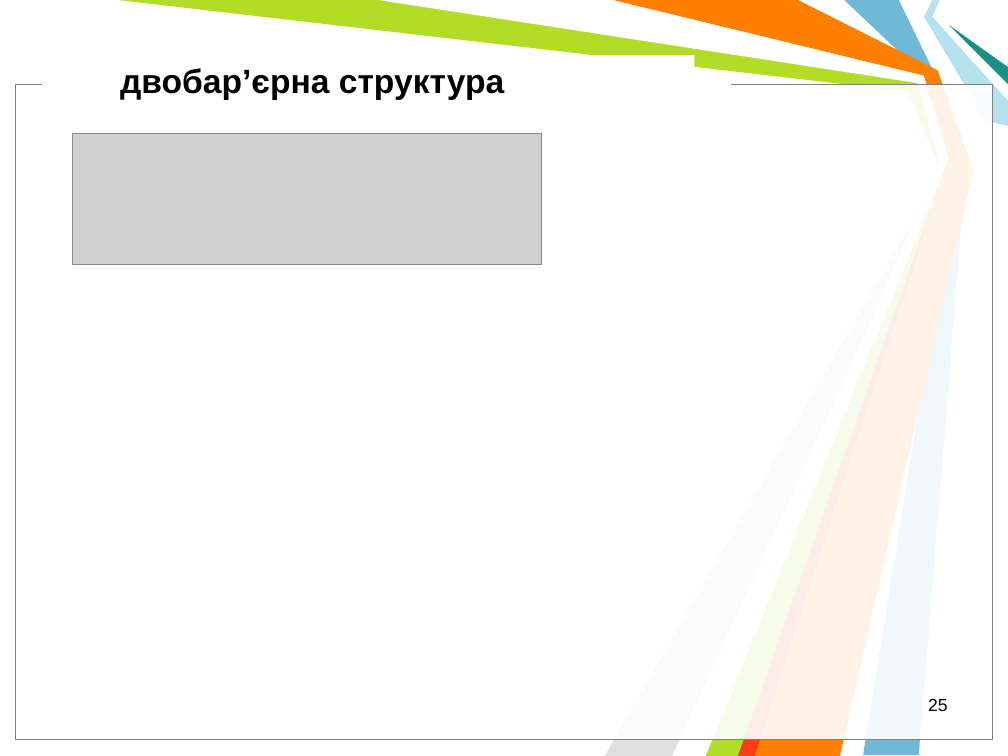
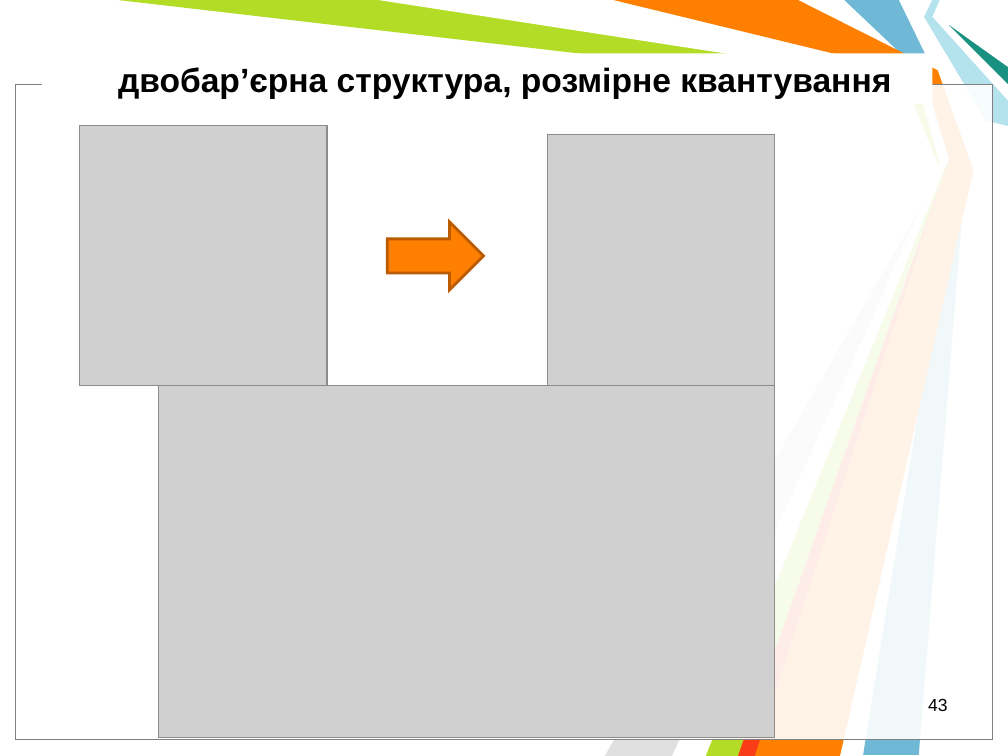
Before and after one commit to l432/NMK, a slide deck: slide 43 of Lecture/Nanoelectronika/Present/NanoelectronV2.ppt (slide 25 before the commit). Drawn at 1008x756 pixels with LibreOffice and Linux fonts; fonts in the diff are those of the drawing; grey boxes stand for pictures; background and template pictures are left out. Boxes give left, top, right and bottom in pixels: in the first picture for what was removed or moved away, otherwise in the second. Text is boxed around its words. In the diff, an @@ line names an element or a change of style, - is before the commit and + after.

```diff
--- a/Lecture/Nanoelectronika/Present/NanoelectronV2.ppt
+++ b/Lecture/Nanoelectronika/Present/NanoelectronV2.ppt
@@ text at (x1=118, y1=67, x2=891, y2=99): text changed @@
-двобар’єрна структура
+двобар’єрна структура, розмірне квантування
@@ picture resized from (x1=73, y1=133, x2=541, y2=265) to (x1=80, y1=126, x2=328, y2=386) @@
@@ picture added at (x1=548, y1=134, x2=775, y2=386) @@
@@ right arrow added at (x1=387, y1=222, x2=483, y2=290), fill #FF7F00, outline #BC5C00 2.01 pt @@
@@ picture added at (x1=158, y1=386, x2=775, y2=737) @@
@@ page number at (x1=928, y1=698, x2=947, y2=711): text changed @@
-25
+43
```
Also in this commit, not shown: 5 other slides changed, 22 slides added, 3 slides removed.
